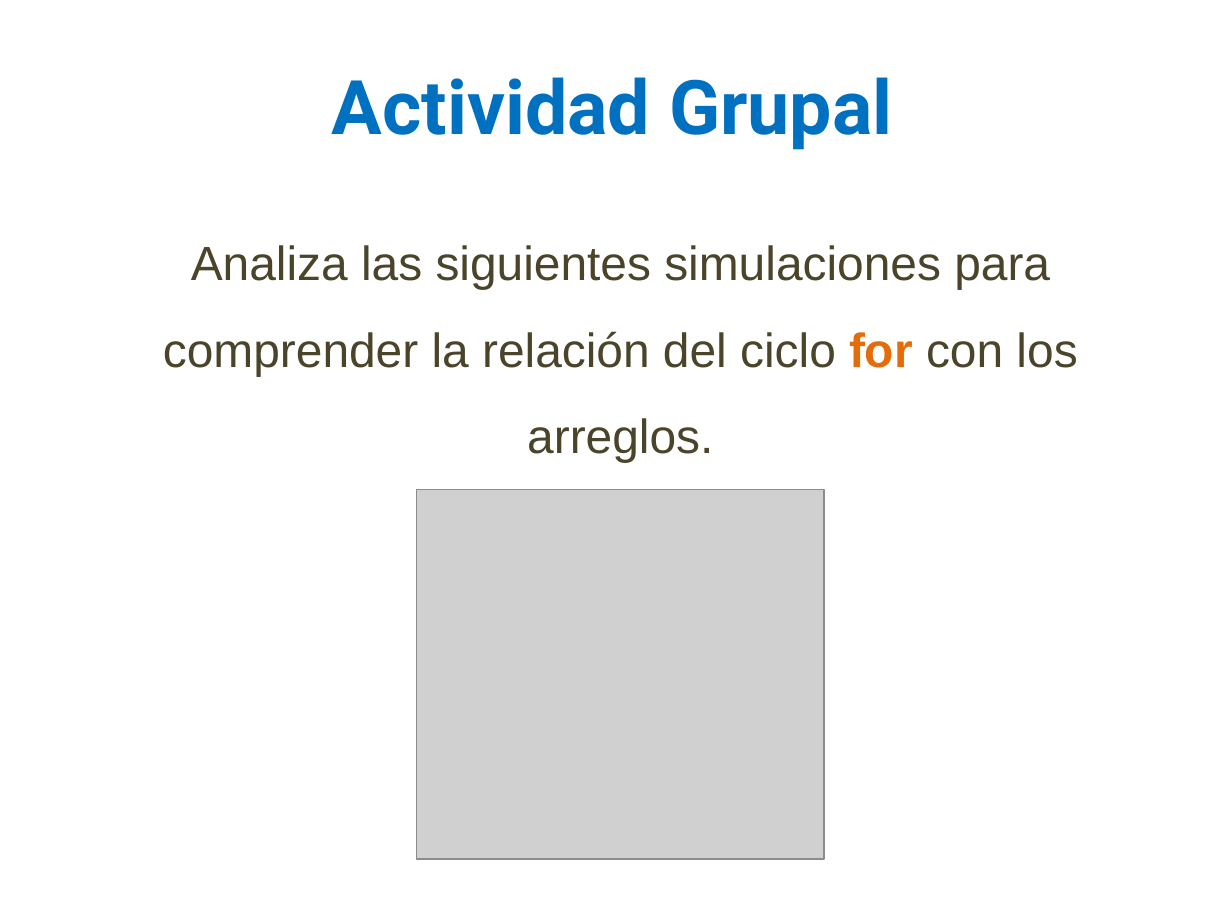
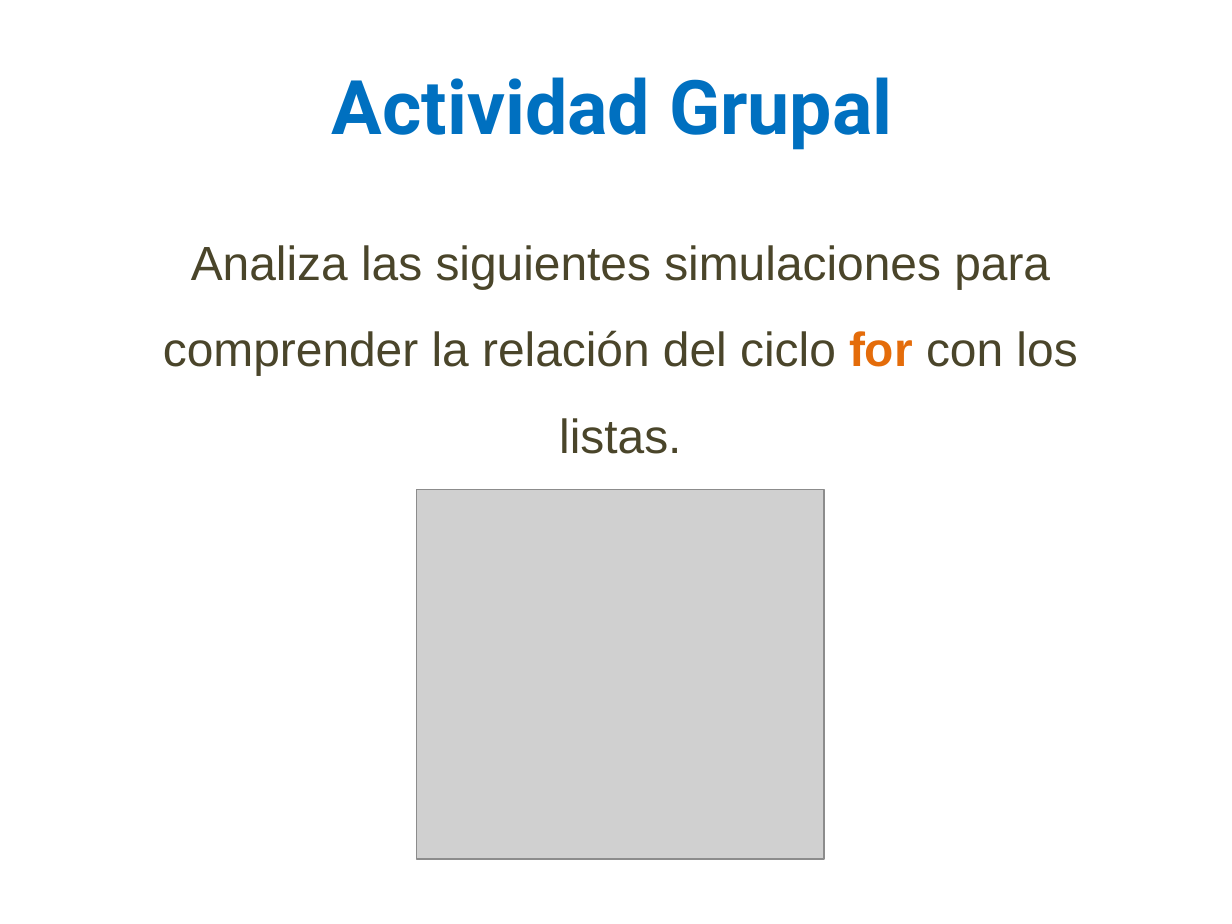
Before and after one commit to lizetheP/Analitica, a slide deck: slide 30 of Calendario2023/presentaciones/7_Listas.pptx. Drawn at 1232x924 pixels with LibreOffice and Linux fonts; fonts in the diff are those of the drawing; grey boxes stand for pictures. Boxes give left, top, right and bottom in pixels: in the first picture for what was removed or moved away, otherwise in the second. Text is boxed around its words. In the diff, an @@ line names an element or a change of style, - is before the commit and + after.

```diff
--- a/Calendario2023/presentaciones/7_Listas.pptx
+++ b/Calendario2023/presentaciones/7_Listas.pptx
@@ text at <box>163,245,1077,454</box>: text changed @@
-Analiza las siguientes simulaciones para comprender la relación del ciclo for con los arreglos.
+Analiza las siguientes simulaciones para comprender la relación del ciclo for con los listas.
```
Also in this commit, not shown: 22 other slides changed, 1 other file.
